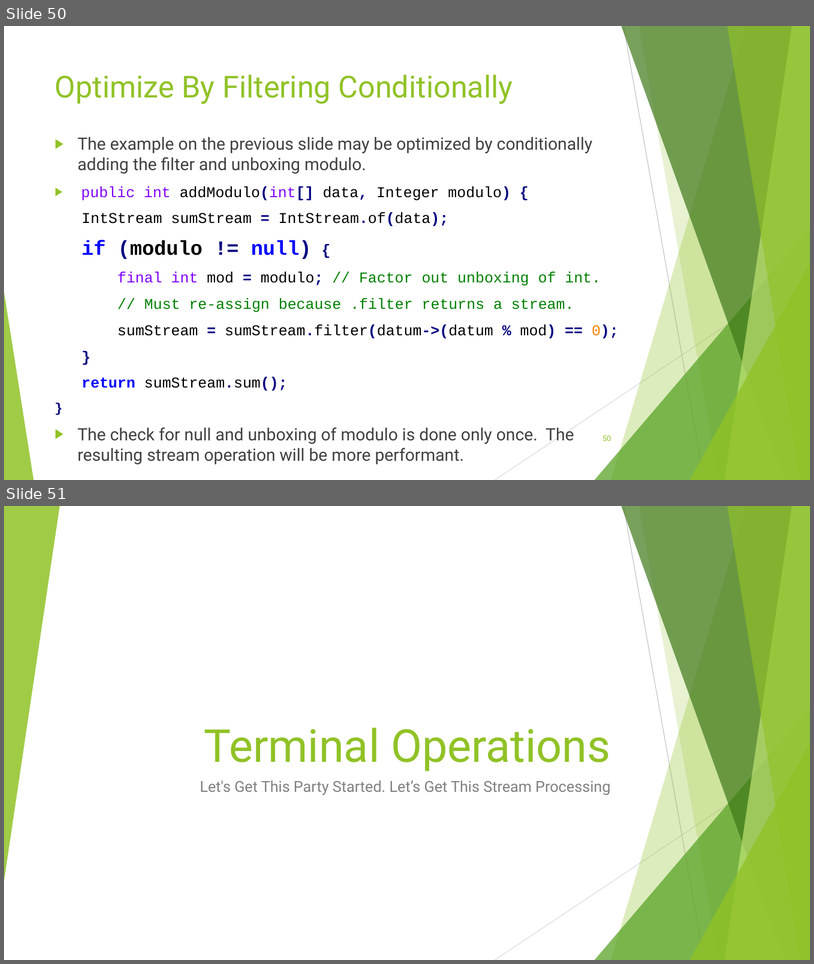
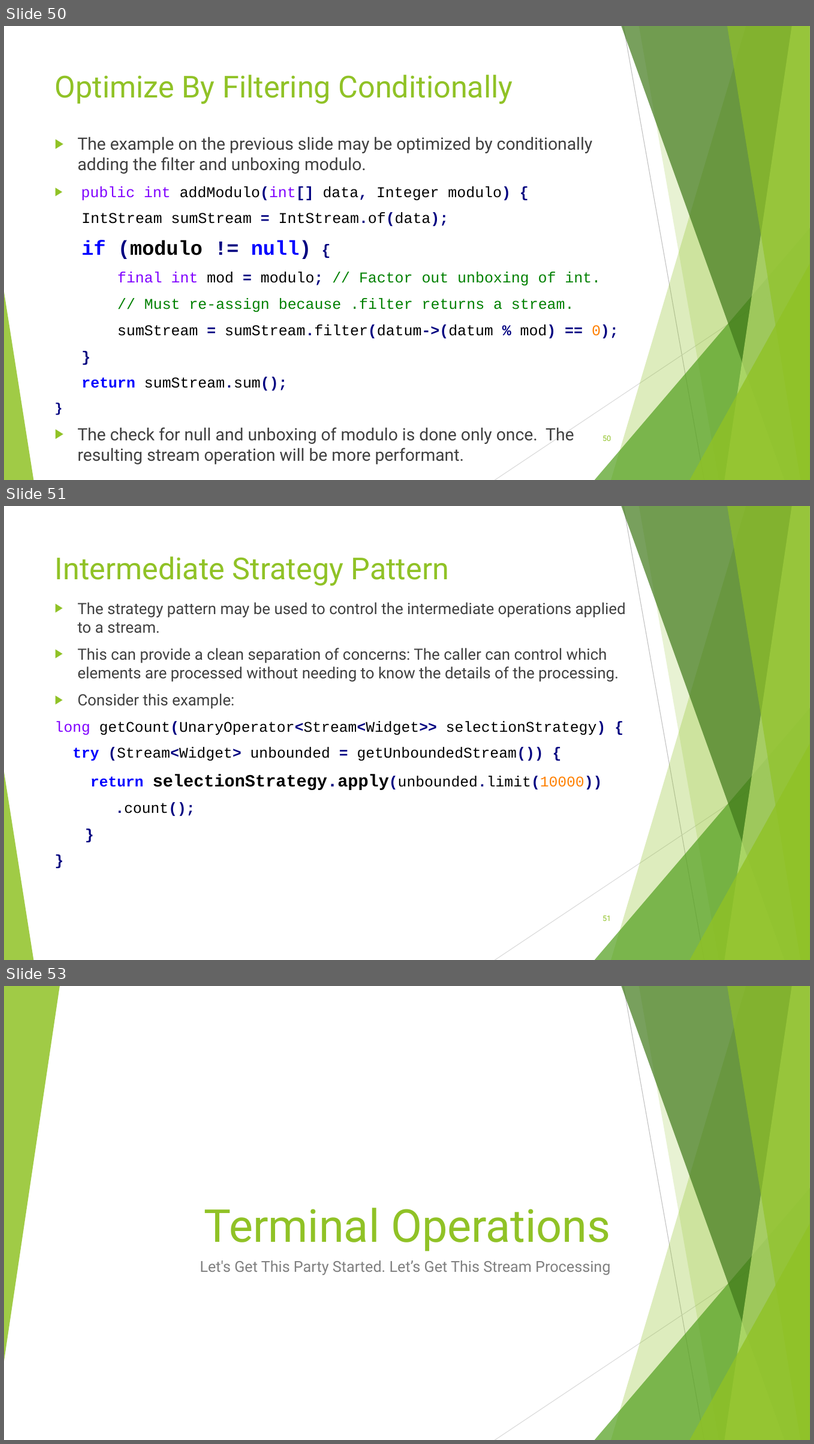
Before and after one commit to RichardRoda/2017-CodePaLOUsa-Lambda, a slide deck: Learning to Love the Lambda in the Stream.pptx. Shown one above the other, each under a label of ours: slides 50 and 51 before the commit, slides 50, 51 and 53 after it; the slides between them are not shown. The pictures are 814x964 and 814x1444 pixels, drawn with LibreOffice and Linux fonts; fonts in the diff are those of the drawing. Boxes give left, top, right and bottom in pixels: in the first picture for what was removed or moved away, otherwise in the second. Text is boxed around its words. In the diff, an @@ line names an element or a change of style, - is before the commit and + after.

Commit message:
Change subtitle of presentation to better reflect that it has advanced concepts not just introductory.  Add slides detailing how to use the strategy pattern for streams both for intermediate operations as well as for the stream processing.

```diff
--- a/Learning to Love the Lambda in the Stream.pptx
+++ b/Learning to Love the Lambda in the Stream.pptx
@@ slide 51 added at box(4, 506, 810, 960), background #FFFFFF; not listed: 10 template elements that a slide beside it also shows @@
@@ title added at box(55, 556, 449, 586), 36 pt, text #90C226 @@
+Intermediate Strategy Pattern
@@ text added at box(55, 602, 626, 816), 18.5 pt, text #404040 @@
+▶ The strategy pattern may be used to control the intermediate operations applied to a stream.
+▶ This can provide a clean separation of concerns: The caller can control which elements are processed without needing to know the details of the processing.
+▶ Consider this example:
+long getCount(UnaryOperator<Stream<Widget>> selectionStrategy) {
+try (Stream<Widget> unbounded = getUnboundedStream()) {
+return selectionStrategy.apply(unbounded.limit(10000))
+.count();
+}
+}
@@ page number added at box(603, 915, 611, 921), 9 pt, text #90C226 @@
+51
@@ what was slide 51 is now slide 53 @@
```
Also in this commit, not shown: 10 slides changed, 4 other slides added, 1 slide removed, 1 other file.
